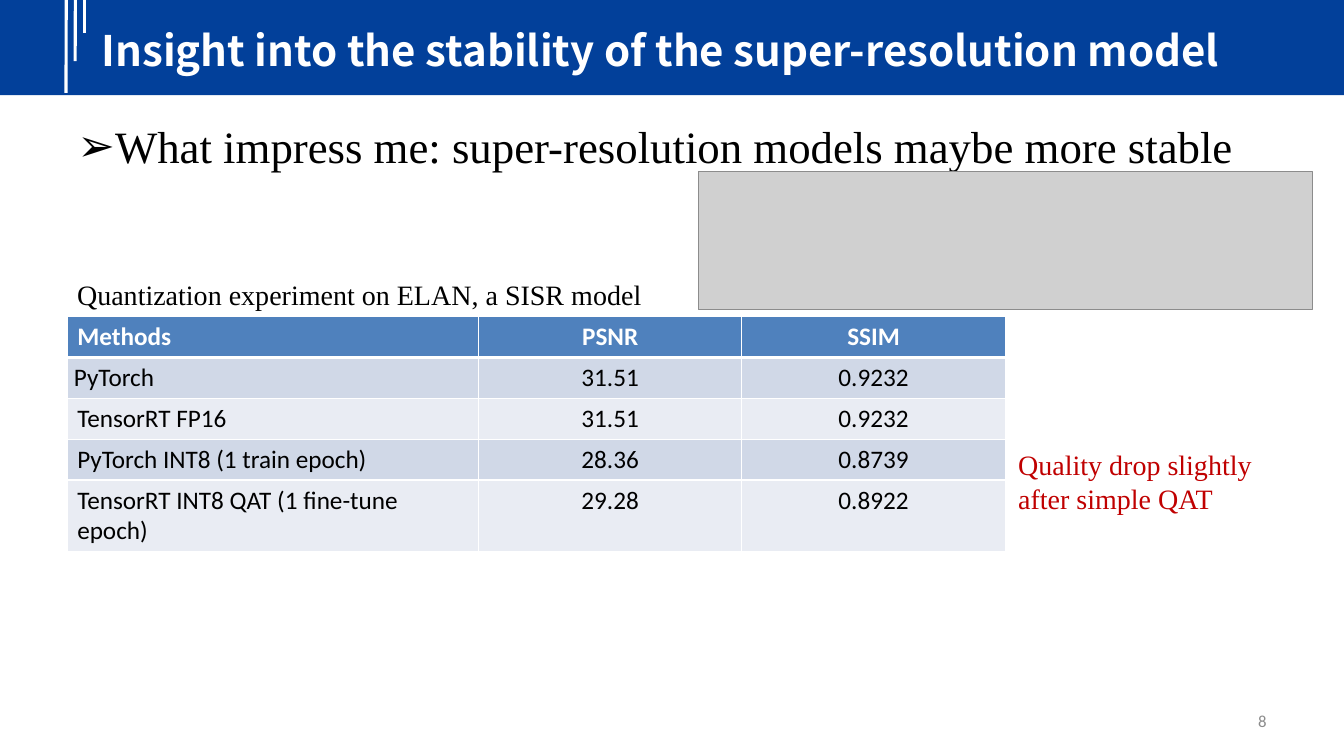
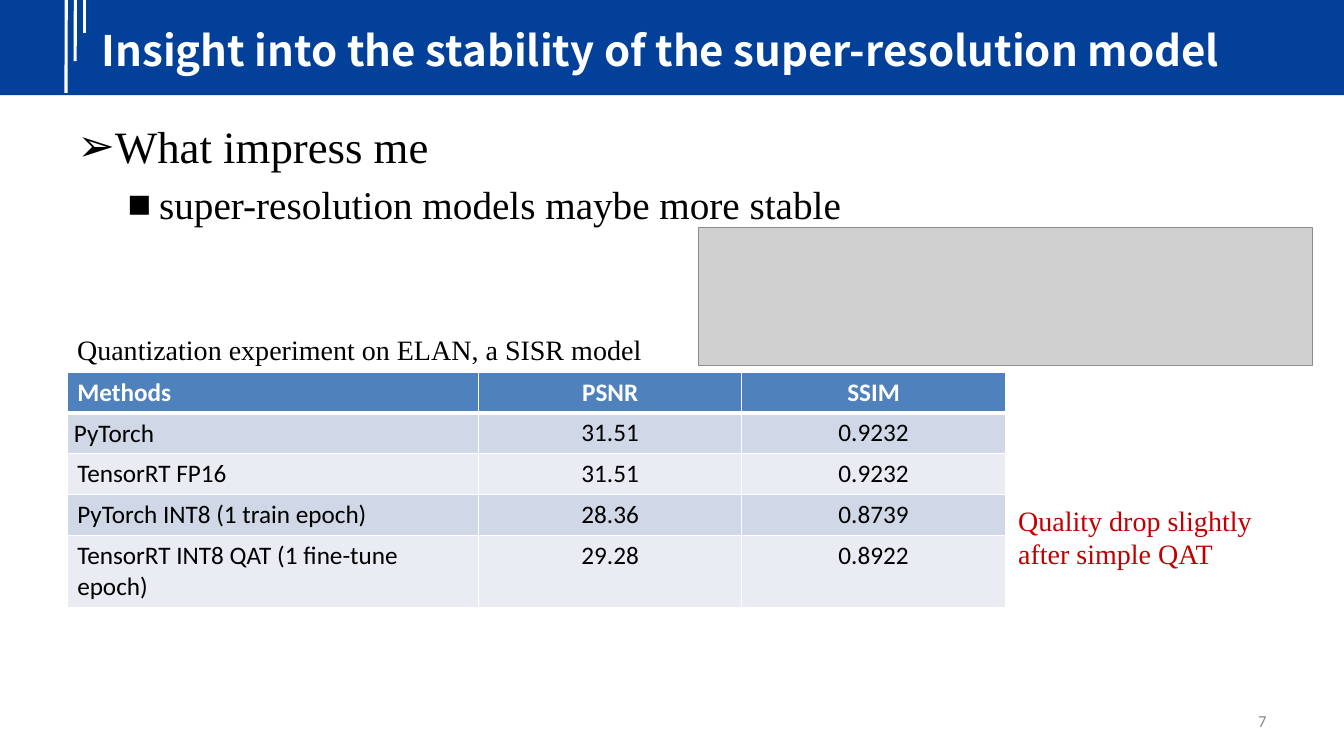
Before and after one commit to yindaheng98/Resume, a slide deck: slide 7 of Intro.pptx (slide 8 before the commit). Drawn at 1344x756 pixels with LibreOffice and Linux fonts; fonts in the diff are those of the drawing; grey boxes stand for pictures; background and template pictures are left out. Boxes give left, top, right and bottom in pixels: in the first picture for what was removed or moved away, otherwise in the second. Text is boxed around its words. In the diff, an @@ line names an element or a change of style, - is before the commit and + after.

```diff
--- a/Intro.pptx
+++ b/Intro.pptx
@@ text at (115, 132, 841, 227): text changed; size 32 to 28 pt @@
-➢ What impress me: super-resolution models maybe more stable
+➢ What impress me
+  ■ super-resolution models maybe more stable
@@ 2 texts, 1 picture, 1 table: place and size @@
-2 texts, 1 picture, 1 table at (68, 171, 1313, 547)
+2 texts, 1 picture, 1 table at (68, 227, 1313, 603)
@@ page number at (1258, 716, 1266, 727): text changed @@
-8
+7
```
Also in this commit, not shown: 8 other slides changed, 5 slides added, 5 slides removed.
